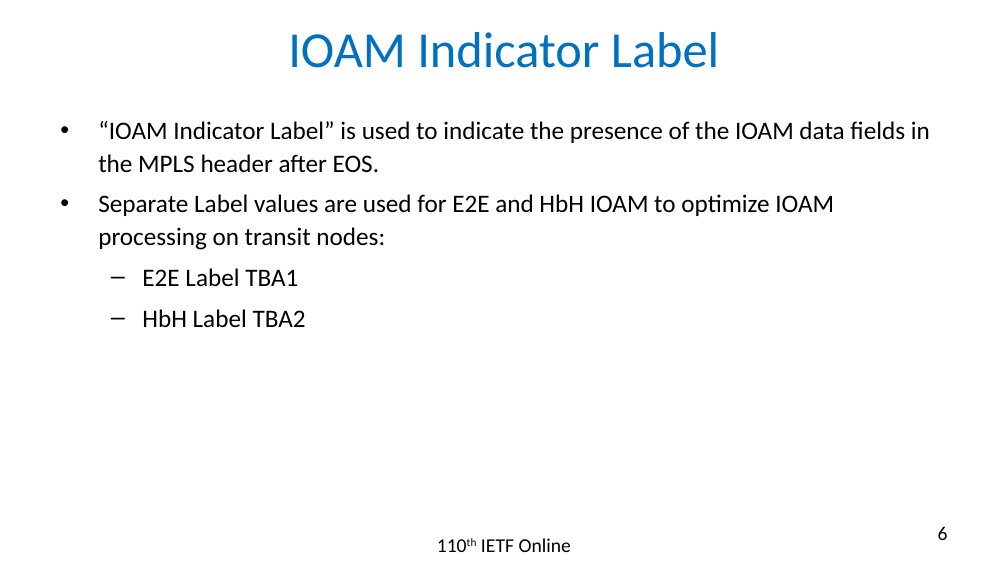
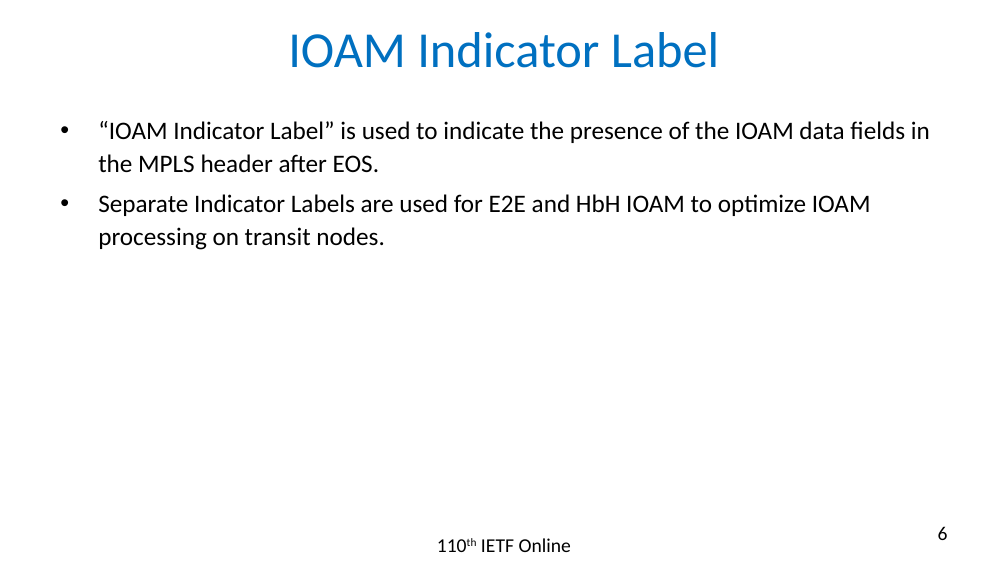
Before and after one commit to rakgandhi/ietf-slides, a slide deck: slide 6 of draft-gandhi-mpls-ioam-sr-05.pptx. Drawn at 1008x567 pixels with LibreOffice and Linux fonts; fonts in the diff are those of the drawing. Boxes give left, top, right and bottom in pixels: in the first picture for what was removed or moved away, otherwise in the second. Text is boxed around its words. In the diff, an @@ line names an element or a change of style, - is before the commit and + after.

```diff
--- a/draft-gandhi-mpls-ioam-sr-05.pptx
+++ b/draft-gandhi-mpls-ioam-sr-05.pptx
@@ text at box(98, 194, 871, 250): text changed @@
-• Separate Label values are used for E2E and HbH IOAM to optimize IOAM processing on transit nodes:
-  – E2E Label TBA1
-  – HbH Label TBA2
+• Separate Indicator Labels are used for E2E and HbH IOAM to optimize IOAM processing on transit nodes.
```
Also in this commit, not shown: 9 other slides changed, 1 other file.
